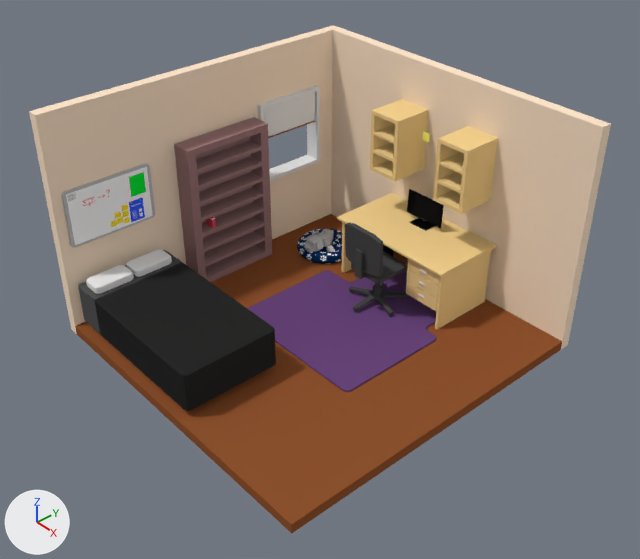
The Blender file Assets/room.blend as it was, and as the next commit left it.
One viewpoint serves both versions: a 50 mm lens placed at (46.5, -53.7, 41.2), pointed at (0.8, -13.4, 0.6). The axes (+X, +Y, +Z) are drawn at lower left. The lights are the same throughout.

The first picture shows 'Bed', 'Bookshelf', 'Chair', 'Desk', 'Dog Bed', 'Monitor', 'Pillow 2', 'Pillow1', 'Room', 'Rug', 'Shelves', 'Whiteboard'.
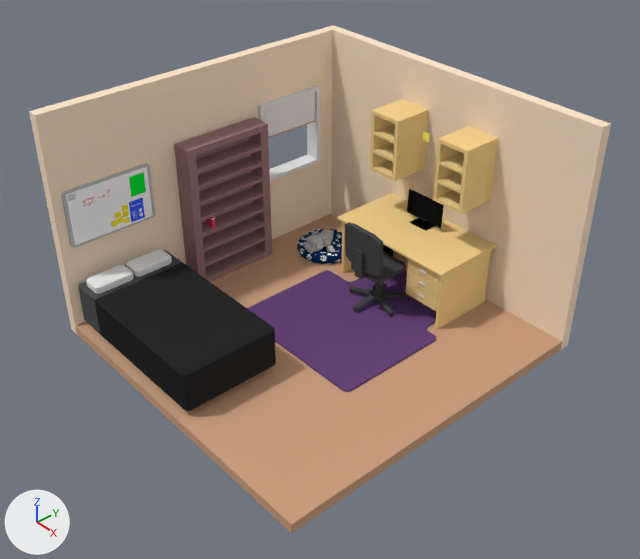
Diff of the bpy script that builds the scene:
```diff
--- a/Assets/room.blend.py
+++ b/Assets/room.blend.py
@@ mat_roommaterial0_2 @@
 mat_roommaterial0_2 = principled_material('roommaterial0.2')
-mat_roommaterial0_2.base_color = (0.274, 0.0868, 0.0285)  # brown #8f532f
+mat_roommaterial0_2.base_color = (0.604, 0.355, 0.218)  # brown #cca181
 mat_roommaterial0_2.roughness = 1.0
```

Pixel boxes [x1, y1, x2, y2] of what changed, in the pictures (640 x 559 px):
'Room', recoloured
    both: [73, 118, 565, 533]
